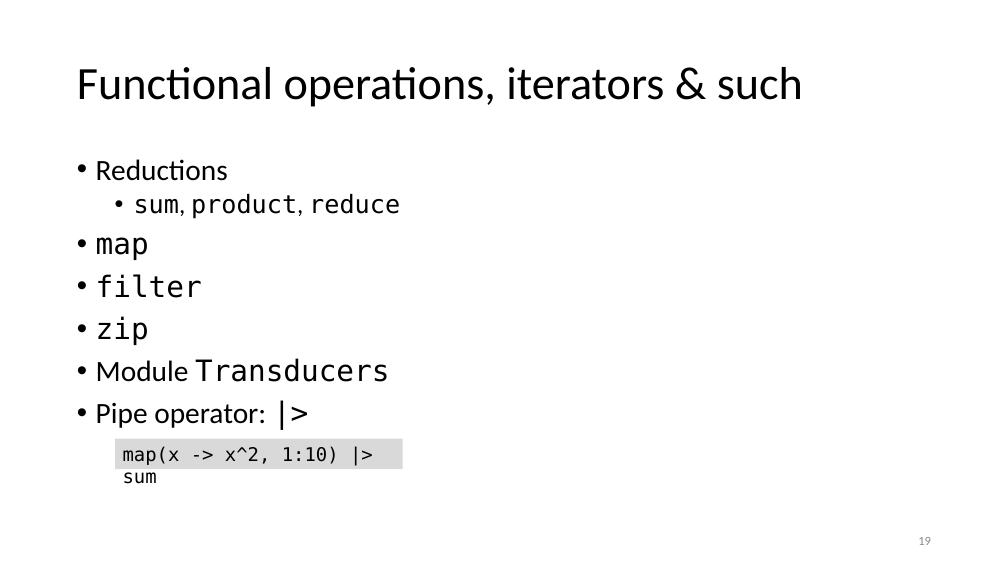
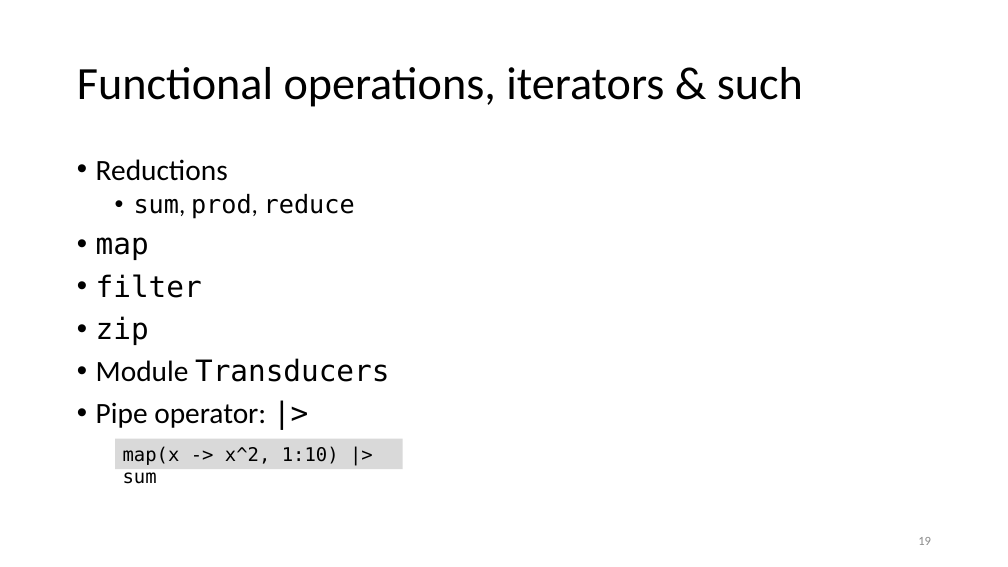
Before and after one commit to gjbex/Julia_good_bad_ugly, a slide deck: slide 19 of julia_good_back_ugly.pptx. Drawn at 1008x567 pixels with LibreOffice and Linux fonts; fonts in the diff are those of the drawing. Boxes give left, top, right and bottom in pixels: in the first picture for what was removed or moved away, otherwise in the second. Text is boxed around its words. In the diff, an @@ line names an element or a change of style, - is before the commit and + after.

Commit message:
Fix typos

```diff
--- a/julia_good_back_ugly.pptx
+++ b/julia_good_back_ugly.pptx
@@ text at box(134, 194, 355, 219): text changed @@
-  • sum, product, reduce
+  • sum, prod, reduce
```
Also in this commit, not shown: 3 other slides changed.
